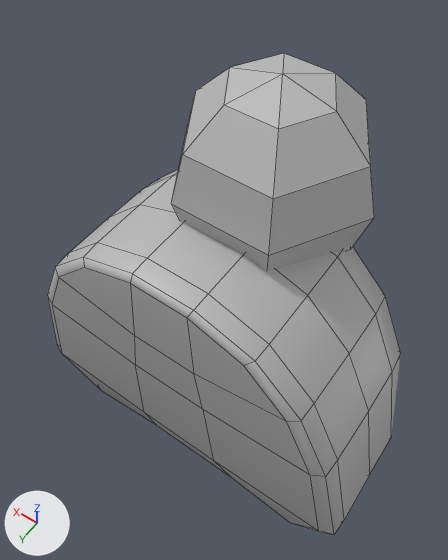
One commit to the FBX model Assets/Meshes/Pedestrian.fbx: the scene before it, then after it.
One viewpoint serves both versions: a camera (50 mm lens) standing at (-0.0186, 0.024, 0.0644) and looking at (0.0014, -0.0039, 0.0206). Every picture has the same lights, and +X, +Y and +Z are marked at lower left. Mesh edges are drawn as thin lines. Where no turn or scale is listed for an object, it has been applied to the vertices.

In view in the first picture: 'Pedestrian_Body', 'Pedestrian_Head'.
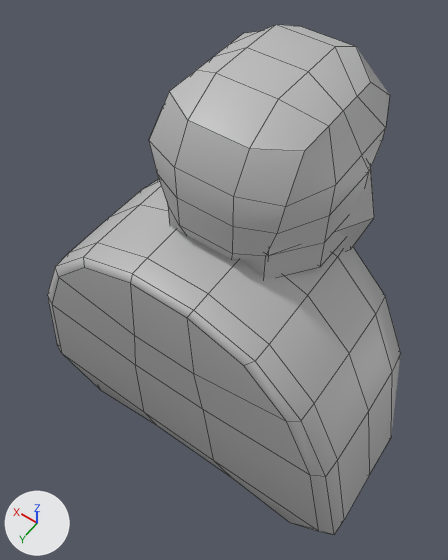
Changed parts and their boxes (x1, y1, x2, y2) in the pictures (448 x 560 px):
'PedestrianHair', added
    after: (149, 25, 390, 278)
'Pedestrian_Head', unchanged, covered by the edit
    before: (171, 53, 374, 271)
    after: (267, 168, 374, 260)

Patch to the scene script:
```diff
--- a/Assets/Meshes/Pedestrian.fbx.py
+++ b/Assets/Meshes/Pedestrian.fbx.py
@@ me_mesh_002 @@
+me_mesh_002.from_pydata(...)  # 68 vertices, 72 faces; spans x -0.0078..0.0078, y -0.007..0.0082, z -0.0055..0.0072
+me_mesh_002.materials.append(mat_lambert1)  # grey #bcbcbc
@@ ob_pedestrianhair @@
+ob_pedestrianhair = bpy.data.objects.new('PedestrianHair', me_mesh_002)
+ob_pedestrianhair.location = (-0.00039, -0.0073, 0.03427)
```
